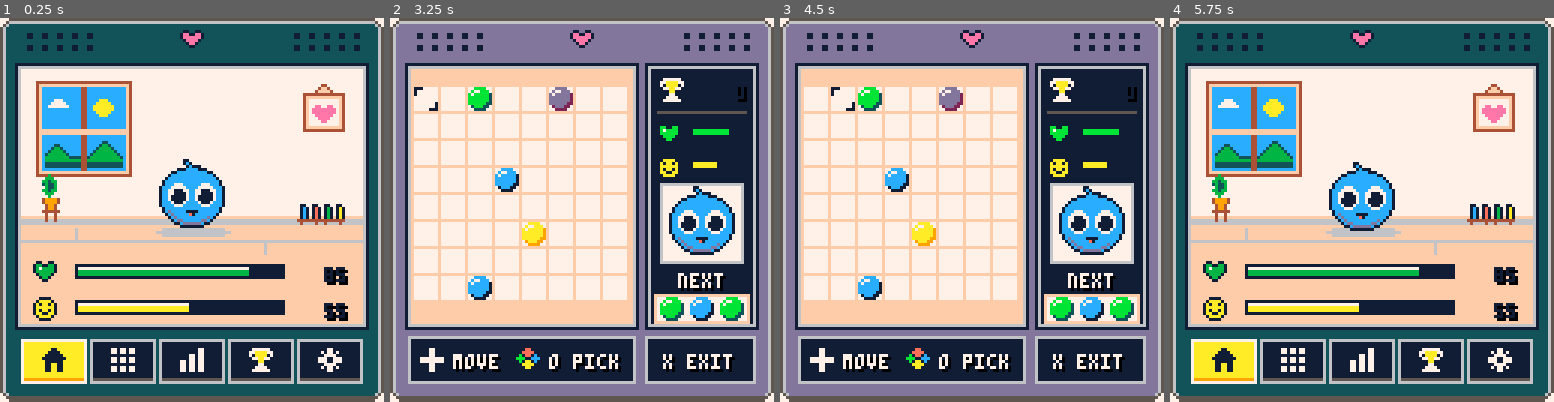
Above: before the commit, frames 1-4 (left to right).
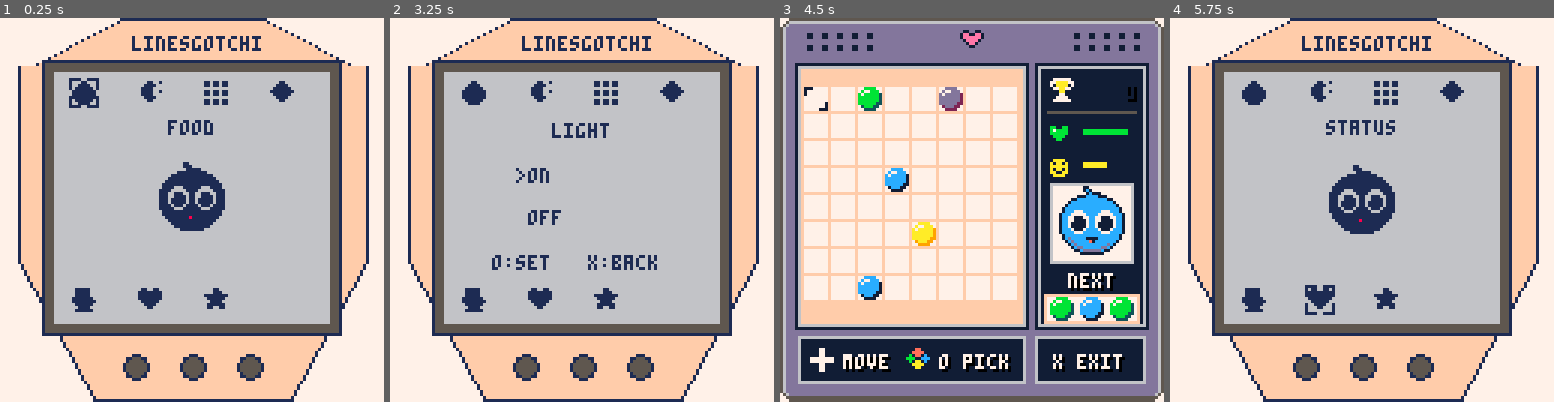
Above: after the commit, the same moments.

Repository: farrukh-mirzazade/LinesGotchi-PICO8
Game: PICO-8 cartridge carts/linesgotchi.p8
Same seed, same stepped clock (60 frames per second), same inputs: the game is played once before the commit and once after it.
Inputs:
- Up to frame 1 (0.25 s): no input
- Up to frame 2 (3.25 s): tap O (Z key) at 0.33, 0.7, 1.43, 2.22, 3.1 s; tap X (X key) at 1.07, 2.07, 2.4, 2.73, 3.07 s; hold Left 1.97-2.37 s; hold Down 2.42-2.82 s; hold Right from 2.87 s (still down)
- Up to frame 3 (4.5 s): tap X (X key) every 0.33 s from 3.4 to 4.4 s; release Right at 3.53 s; hold Up 3.58-4.08 s; tap O (Z key) at 3.98 s; hold Right from 4.13 s (still down)
- Up to frame 4 (5.75 s): release Right at 4.53 s; hold Down 4.58-5.08 s; tap X (X key) every 0.33 s from 4.73 to 5.73 s; tap O (Z key) at 4.87 s; hold Left from 5.13 s (still down)

The runs differ from the first frame. In frame 1, 96% of the frame differs, in the area x 0-100%, y 0-100%; in frame 2, 97%; in frame 3, 0.2%; in frame 4, 96%.

Commit message:
Rebuild pet care around original Tamagotchi loop

Diff:
--- a/carts/linesgotchi.p8
+++ b/carts/linesgotchi.p8
@@ -25,6 +25,10 @@
 care_clock=0
 settings_i=1
 stats_i=1
+care_mode=0
+care_choice=1
+status_page=1
+attention_lit=false
 
 -- lines config
 bs=8
@@ -53,7 +57,16 @@
  sleep_ready=true,
  eating_t=0,
  sleeping_t=0,
- age_progress=0
+ age_progress=0,
+ poop=0,
+ sick=false,
+ medicine_left=0,
+ lights_on=true,
+ false_call=false,
+ care_mistakes=0,
+ care_ticks=0,
+ need_ticks=0,
+ dead=false
 }
 
 -- records
@@ -97,10 +110,7 @@
  care_clock+=1
  if care_clock>=900 then
   care_clock=0
-  pet.hunger=clamp(pet.hunger+1,0,100)
-  if pet.hunger>70 then pet.happy=clamp(pet.happy-1,0,100) end
-  if pet.sleeping_t==0 then pet.energy=max(0,pet.energy-1) end
-  update_weight_health()
+  advance_care()
   save_state()
  end
  if pet.eating_t>0 then pet.eating_t-=1 end
@@ -133,6 +143,8 @@
 function show_pet()
  scr=s_pet
  menu_i=1
+ care_mode=0
+ care_choice=1
  quit_confirm=false
 end
 
@@ -176,7 +188,17 @@
    pet.energy=80
    pet.sleeping_t=0
   end
- end
+  if dget(31)==1 then
+   pet.poop=clamp(flr(dget(24)),0,3)
+   pet.sick=dget(25)==1
+   pet.medicine_left=clamp(flr(dget(26)),0,3)
+   pet.lights_on=dget(27)==1
+   pet.false_call=dget(28)==1
+   pet.care_mistakes=max(0,flr(dget(29)))
+   pet.care_ticks=max(0,flr(dget(30)))
+  end
+ end
+ attention_lit=attention_needed()
 end
 
 function save_state()
@@ -204,6 +226,14 @@
  dset(21,pet.energy)
  dset(22,pet.sleeping_t)
  dset(23,1)
+ dset(24,pet.poop)
+ dset(25,pet.sick and 1 or 0)
+ dset(26,pet.medicine_left)
+ dset(27,pet.lights_on and 1 or 0)
+ dset(28,pet.false_call and 1 or 0)
+ dset(29,pet.care_mistakes)
+ dset(30,pet.care_ticks)
+ dset(31,1)
 end
 
 function clamp(v,lo,hi)
@@ -223,45 +253,187 @@
  if sound_on then sfx(id) end
 end
 
+function attention_needed()
+ return not pet.dead and
+  (pet.sick or pet.poop>0 or pet.false_call or
+   pet.hunger>=80 or pet.happy<=20 or
+   (pet.sleeping_t>0 and pet.lights_on))
+end
+
+function refresh_attention()
+ local lit=attention_needed()
+ if lit and not attention_lit then play_sound(5) end
+ attention_lit=lit
+end
+
+function advance_care()
+ if pet.dead then return end
+ pet.care_ticks+=1
+ pet.hunger=clamp(pet.hunger+2,0,100)
+ if pet.care_ticks%2==0 then
+  pet.happy=clamp(pet.happy-1,0,100)
+ end
+ if pet.sleeping_t==0 then
+  pet.energy=max(0,pet.energy-2)
+ end
+ if pet.care_ticks%6==0 then
+  pet.poop=min(3,pet.poop+1)
+  pet.toilet_ok=false
+ end
+ if pet.poop>=2 and not pet.sick then
+  pet.sick=true
+  pet.medicine_left=1+flr(rnd(3))
+ end
+ if pet.sleeping_t>0 and pet.lights_on then
+  pet.happy=max(0,pet.happy-2)
+ end
+ if attention_needed() then
+  pet.need_ticks+=1
+  if pet.need_ticks>=3 then
+   pet.need_ticks=0
+   pet.care_mistakes+=1
+   pet.health=max(0,pet.health-2)
+  end
+ else
+  pet.need_ticks=0
+  if pet.sleeping_t==0 and pet.care_ticks%9==0 and rnd(1)<0.35 then
+   pet.false_call=true
+  end
+ end
+ if pet.sleeping_t==0 and pet.energy<=10 then
+  pet.sleeping_t=flr((101-pet.energy)/2)*30
+  pet.sleep_ready=false
+ end
+ if pet.care_ticks%10==0 then
+  pet.age+=1
+  pet.age_progress=0
+ end
+ update_weight_health()
+ if pet.sick then pet.health=max(0,pet.health-3) end
+ if pet.hunger>=95 then pet.health=max(0,pet.health-2) end
+ if pet.health<=0 then
+  pet.dead=true
+  pet.sleeping_t=0
+  pet.eating_t=0
+  set_msg("goodbye...",120)
+ end
+ refresh_attention()
+end
+
 function update_pet()
- if btnp(5) then return end
- if btnp(0) then menu_i=max(1,menu_i-1) play_sound(0) end
- if btnp(1) then menu_i=min(5,menu_i+1) play_sound(0) end
- if btnp(4) then
-  open_menu()
+ if pet.dead then
+  if btnp(4) then hatch_pet() end
+  return
+ end
+ if care_mode==0 then
+  if btnp(0) then menu_i=(menu_i+5)%7+1 play_sound(0) end
+  if btnp(1) then menu_i=menu_i%7+1 play_sound(0) end
+  if btnp(4) then open_menu() end
+ else
+  if btnp(5) then care_mode=0 play_sound(1) return end
+  if care_mode==3 then
+   if btnp(0) then status_page=(status_page+2)%4+1 play_sound(0) end
+   if btnp(1) then status_page=status_page%4+1 play_sound(0) end
+   if btnp(4) then care_mode=0 end
+  else
+   if btnp(0) or btnp(1) then care_choice=3-care_choice play_sound(0) end
+   if btnp(4) then
+    if care_mode==1 then feed_pet(care_choice)
+    elseif care_mode==2 then set_light(care_choice==1) end
+   end
+  end
  end
 end
 
 function open_menu()
- if menu_i==1 then show_pet()
- elseif menu_i==2 then start_lines()
- elseif menu_i==3 then scr=s_stats stats_i=0
- elseif menu_i==4 then scr=s_records
- elseif menu_i==5 then scr=s_settings
- end
-end
-
-function feed_pet()
+ care_choice=1
+ if menu_i==1 then care_mode=1
+ elseif menu_i==2 then care_mode=2
+ elseif menu_i==3 then start_lines()
+ elseif menu_i==4 then give_medicine()
+ elseif menu_i==5 then use_toilet()
+ elseif menu_i==6 then care_mode=3 status_page=1
+ elseif menu_i==7 then discipline_pet()
+ end
+end
+
+function feed_pet(kind)
  if pet.sleeping_t>0 then
   set_msg("let me sleep",30)
  elseif pet.eating_t>0 then
   set_msg("still eating",20)
- elseif pet.hunger<=0 then
-  set_msg("not hungry",30)
- elseif pet.tomatoes>0 then
-  pet.tomatoes-=1
-  pet.hunger=clamp(pet.hunger-20,0,100)
-  pet.weight=clamp(pet.weight+1,1,99)
+ elseif kind==1 and pet.hunger<=5 then
+  set_msg("too full",30)
+ elseif kind==2 and pet.happy>=100 then
+  set_msg("no snack",30)
+ else
+  if kind==1 then
+   pet.hunger=clamp(pet.hunger-25,0,100)
+   pet.weight=clamp(pet.weight+1,1,99)
+   set_msg("meal time!",40)
+  else
+   pet.happy=clamp(pet.happy+15,0,100)
+   pet.weight=clamp(pet.weight+2,1,99)
+   set_msg("tasty snack!",40)
+  end
   pet.eating_t=40
-  pet.toilet_ok=false
   update_weight_health()
-  set_msg("yummy! +full",50)
   play_sound(4)
   save_state()
+ end
+ refresh_attention()
+end
+
+function set_light(on)
+ pet.lights_on=on
+ set_msg(on and "light on" or "light off",35)
+ play_sound(1)
+ save_state()
+ refresh_attention()
+end
+
+function give_medicine()
+ if not pet.sick then
+  set_msg("not sick",35)
+  play_sound(2)
  else
-  set_msg("no tomatoes!",40)
-  play_sound(2)
- end
+  pet.medicine_left=max(0,pet.medicine_left-1)
+  if pet.medicine_left==0 then
+   pet.sick=false
+   pet.health=min(100,pet.health+10)
+   set_msg("all better!",45)
+  else
+   set_msg("one more dose",40)
+  end
+  play_sound(4)
+  save_state()
+ end
+ refresh_attention()
+end
+
+function discipline_pet()
+ if pet.false_call then
+  pet.false_call=false
+  pet.discipline=min(100,pet.discipline+10)
+  pet.happy=max(0,pet.happy-2)
+  set_msg("good manners",40)
+ else
+  pet.happy=max(0,pet.happy-5)
+  set_msg("no reason!",35)
+ end
+ play_sound(2)
+ save_state()
+ refresh_attention()
+end
+
+function hatch_pet()
+ pet.hunger=15 pet.happy=55 pet.health=100 pet.energy=80
+ pet.discipline=0 pet.weight=5 pet.age=0 pet.level=1 pet.exp=0
+ pet.poop=0 pet.sick=false pet.medicine_left=0 pet.lights_on=true
+ pet.false_call=false pet.care_mistakes=0 pet.care_ticks=0
+ pet.need_ticks=0 pet.dead=false pet.sleeping_t=0 pet.eating_t=0
+ set_msg("a new egg!",60)
+ save_state()
 end
 
 function start_lines()
@@ -464,21 +636,6 @@
   local gain=flr(session_lines/2)+2
   pet.happy=clamp(pet.happy+gain,0,100)
   pet.hunger=clamp(pet.hunger+4,0,100)
-  pet.exp+=score
-  while pet.exp>=pet.max_exp do
-   pet.level+=1
-   pet.exp-=pet.max_exp
-   pet.max_exp+=50
-   pet.tomatoes+=3
-  end
-  if session_lines>3 then
-   pet.tomatoes+=flr(session_lines/4)
-  end
-  pet.age_progress+=1
-  if pet.age_progress>=3 then
-   pet.age+=1
-   pet.age_progress=0
-  end
   update_weight_health()
  end
 
@@ -532,16 +689,17 @@
 end
 
 function use_toilet()
- if pet.toilet_ok then
-  set_msg("already clean",35)
+ if pet.poop<=0 then
+  set_msg("no mess",35)
  else
+  pet.poop=0
   pet.toilet_ok=true
-  pet.happy=clamp(pet.happy+2,0,100)
-  pet.discipline=clamp(pet.discipline+1,0,100)
-  set_msg("all clean!",40)
+  pet.happy=clamp(pet.happy+5,0,100)
+  set_msg("flush! clean",40)
   save_state()
  end
  play_sound(1)
+ refresh_attention()
 end
 
 function put_pet_to_sleep()
@@ -569,9 +727,11 @@
   if pet.energy>=100 then pet.sleeping_t=0 end
   if pet.sleeping_t==0 then
    pet.sleep_ready=false
+   pet.lights_on=true
    set_msg("fully rested",45)
   end
  end
+ refresh_attention()
  save_state()
 end
 
@@ -584,9 +744,9 @@
 end
 
 function pet_stage()
- if pet.age>=14 or pet.level>=10 then return "adult" end
- if pet.age>=7 or pet.level>=7 then return "teen" end
- if pet.age>=3 or pet.level>=4 then return "child" end
+ if pet.age>=6 then return "adult" end
+ if pet.age>=3 then return "teen" end
+ if pet.age>=1 then return "child" end
  return "baby"
 end
 
@@ -761,33 +921,141 @@
  ui_print(msg,64-#msg*2,94,10)
 end
 
+function mono_icon(sid,x,y,selected)
+ pal()
+ for c=1,15 do pal(c,1) end
+ spr(sid,x,y)
+ pal()
+ if selected then
+  line(x-1,y-1,x+2,y-1,1) line(x-1,y-1,x-1,y+2,1)
+  line(x+5,y-1,x+8,y-1,1) line(x+8,y-1,x+8,y+2,1)
+  line(x-1,y+8,x+2,y+8,1) line(x-1,y+5,x-1,y+8,1)
+  line(x+5,y+8,x+8,y+8,1) line(x+8,y+5,x+8,y+8,1)
+ end
+end
+
+function draw_lcd_pet(x,y)
+ pal()
+ pal(7,6) pal(12,1) pal(6,1) pal(13,1) pal(14,1)
+ draw_pet_sprite(x,y,current_pet_state())
+ pal()
+end
+
+function hearts(value,y)
+ local n=clamp(ceil(value/25),0,4)
+ for i=1,4 do
+  local x=38+(i-1)*14
+  if i<=n then
+   rectfill(x,y,x+2,y+1,1) rectfill(x+4,y,x+6,y+1,1)
+   rectfill(x-1,y+2,x+7,y+3,1)
+   rectfill(x,y+4,x+6,y+5,1)
+   rectfill(x+1,y+6,x+5,y+6,1)
+   rectfill(x+2,y+7,x+4,y+7,1)
+  else
+   rect(x,y,x+6,y+5,1)
+  end
+ end
+end
+
+function draw_care_view()
+ rectfill(22,32,105,87,6)
+ if care_mode==1 then
+  print("food",56,35,1)
+  print((care_choice==1 and ">" or " ").."meal",38,50,1)
+  print((care_choice==2 and ">" or " ").."snack",38,64,1)
+  print("o:feed  x:back",34,79,1)
+ elseif care_mode==2 then
+  print("light",54,35,1)
+  print((care_choice==1 and ">" or " ").."on",42,50,1)
+  print((care_choice==2 and ">" or " ").."off",42,64,1)
+  print("o:set   x:back",34,79,1)
+ else
+  draw_status_page()
+ end
+end
+
+function draw_status_page()
+ if status_page==1 then
+  print("hungry",28,37,1) hearts(full(),47)
+  print("happy",32,61,1) hearts(pet.happy,71)
+ elseif status_page==2 then
+  print("discipline",44,37,1)
+  hearts(pet.discipline,50)
+  print("care misses",39,65,1)
+  print(pet.care_mistakes,62,76,1)
+ elseif status_page==3 then
+  print("age "..pet.age,35,42,1)
+  print("weight "..pet.weight,35,55,1)
+  print(pet_stage(),48,69,1)
+ elseif status_page==4 then
+  print("health "..pet.health,32,40,1)
+  print("energy "..pet.energy,32,53,1)
+  print("best "..number_text(hi_score),32,66,1)
+  print("x:back",50,79,1)
+ end
+end
+
+function draw_egg_shell()
+ for y=0,127 do
+  local half
+  if y<16 then
+   half=24+flr(y*1.9)
+  elseif y<80 then
+   half=58
+  else
+   half=58-flr((y-80)*0.55)
+  end
+  local x0=64-half
+  local x1=64+half
+  line(x0,y,x1,y,(y==0 or y==127) and 1 or 15)
+  if y>0 and y<127 then pset(x0,y,1) pset(x1,y,1) end
+ end
+end
+
 function draw_pet_screen()
- device_bezel(3)
- inner_screen(5,15,122,103,15)
- -- Warm wall, baseboard and floor form one continuous room.
- rectfill(7,17,120,65,7)
- rectfill(7,66,120,68,6)
- line(7,66,120,66,15)
- rectfill(7,69,120,78,15)
- line(7,74,120,74,6)
- line(25,70,25,73,6)
- line(88,75,88,78,6)
- spr(160,12,21,4,4)
- spr(164,100,22,2,2)
- spr(98,13,52)
- spr(114,13,60)
- spr(100,99,61)
- spr(101,107,61)
- ovalfill(52,70,76,72,6)
- draw_pet_sprite(52,47+flr(time()*2)%2,current_pet_state())
- spr(80,11,81)
- draw_bar(25,82,70,5,full(),11)
- right_number(full(),115,83,1)
- spr(81,11,93)
- draw_bar(25,94,70,5,pet.happy,10)
- right_number(pet.happy,115,95,1)
- notice()
- draw_nav(menu_i)
+ pal()
+ cls(7)
+ -- Egg-shaped shell and three physical-button marks evoke the 1997 toy.
+ draw_egg_shell()
+ print("linesgotchi",44,6,1)
+ rectfill(15,15,112,104,5)
+ rect(14,14,113,105,1)
+ rectfill(18,18,109,101,6)
+ local xs={24,46,68,90}
+ local top={84,86,65,83}
+ local bottom={85,80,82,87}
+ for i=1,4 do mono_icon(top[i],xs[i],21,care_mode==0 and menu_i==i) end
+ for i=1,4 do
+  local selected=care_mode==0 and menu_i==i+4 and i<4
+  if i<4 or attention_needed() and flr(time()*4)%2==0 then
+   mono_icon(bottom[i],xs[i],90,selected)
+  end
+ end
+ if care_mode>0 then
+  draw_care_view()
+ elseif pet.dead then
+  rectfill(22,32,105,87,6)
+  print("goodbye",50,47,1)
+  print("o:new egg",46,66,1)
+ elseif not pet.lights_on then
+  rectfill(22,32,105,87,1)
+  if pet.sleeping_t>0 then print("z z z",54,57,11) end
+ else
+  local names={"food","light","game","med","toilet","status","discipline"}
+  print(names[menu_i],64-#names[menu_i]*2,34,1)
+  draw_lcd_pet(52,48+flr(time()*2)%2)
+  for i=1,pet.poop do
+   local px=27+(i-1)*9
+   pset(px,78,1) rectfill(px-2,80,px+2,82,1)
+  end
+  if pet.sick then print("+",93,51,1) end
+  if pet.false_call then print("!",94,68,1) end
+  if msg~="" then
+   rectfill(24,77,103,86,6)
+   print(msg,64-#msg*2,79,1)
+  end
+ end
+ for x=45,83,19 do circfill(x,116,4,5) circ(x,116,4,1) end
 end
 
 function draw_lines_screen()
@@ -950,9 +1218,9 @@
  device_bezel(8)
  inner_screen(8,18,119,104,1)
  ui_print(new_best and "new record!" or result_reason,40,26,10)
- local labels={"score","lines","best","food"}
+ local labels={"score","lines","best","mood"}
  local values={score,session_lines,session_best,
-               result_reason=="quit" and 0 or flr(session_lines/4)}
+               result_reason=="quit" and 0 or flr(session_lines/2)+2}
  for i=1,4 do
   local y=40+(i-1)*13
   spr(66+i%2,17,y)
Not shown, changed: the thumbnail (__label__) section of carts/linesgotchi.p8
Not shown, changed: README.md
Not shown, added: assets/design/linesgotchi_cover_label.png
Not shown, added: assets/design/linesgotchi_cover_v1.png
Not shown, added: assets/design/linesgotchi_cover_v2.png
Not shown, changed: docs/01_TZ.md
Not shown, changed: docs/02_GAME_LOOP.md
Not shown, changed: docs/04_GOTCHI.md
Not shown, changed: docs/05_RECORDS_AND_EVOLUTION.md
Not shown, changed: docs/08_OPEN_QUESTIONS.md
Not shown, changed: docs/10_DEVELOPMENT_LOG.md
Not shown, changed: scripts/check_native.py
